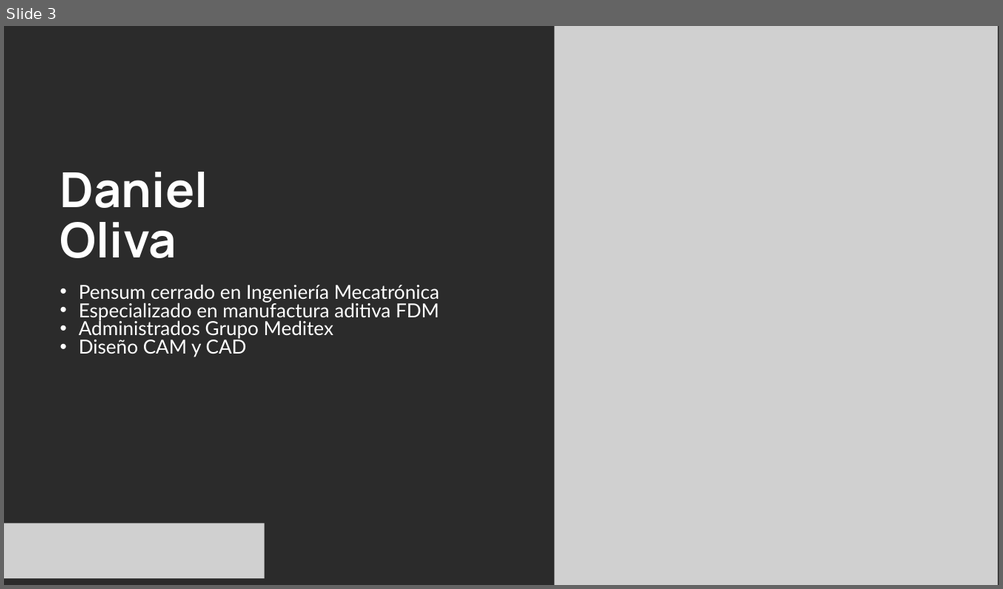
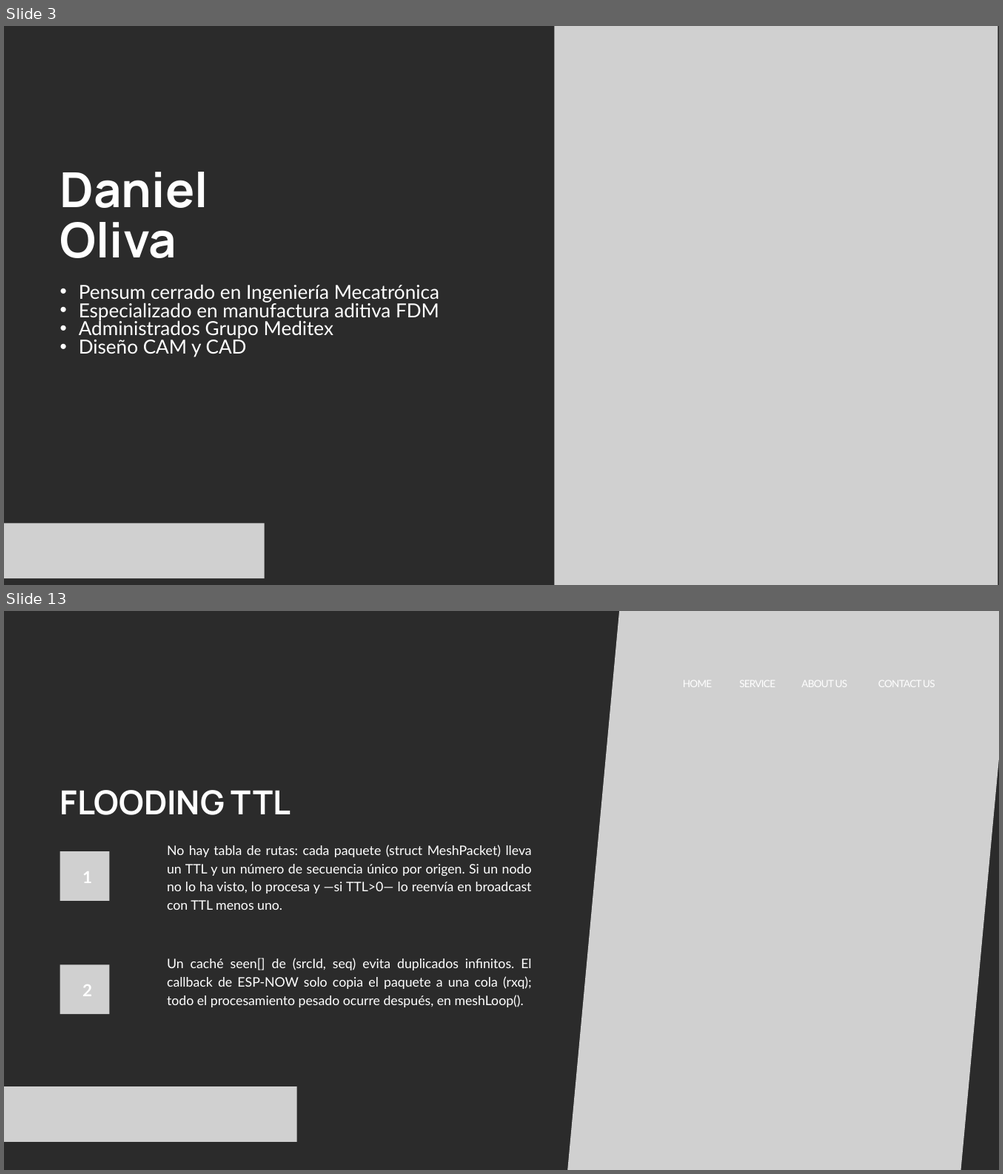
Before and after one commit to PabloJLM/ESPNOW-en-accion, a slide deck: Presentacion ESP NOW.pptx. Shown one above the other, each under a label of ours: slide 3 before the commit, slides 3 and 13 after it; the slides between them are not shown. The pictures are 1003x589 and 1003x1174 pixels, drawn with LibreOffice and Linux fonts; fonts in the diff are those of the drawing; grey boxes stand for pictures; background and template pictures are left out; a plain dark background stands for a picture behind light text. Boxes give left, top, right and bottom in pixels: in the first picture for what was removed or moved away, otherwise in the second. Text is boxed around its words. In the diff, an @@ line names an element or a change of style, - is before the commit and + after.

```diff
--- a/Presentacion ESP NOW.pptx
+++ b/Presentacion ESP NOW.pptx
@@ slide 13 added at [4,611,999,1170], background picture (left out) @@
@@ picture added at [567,611,999,1170] @@
@@ text added at [683,681,711,687], 14.5 pt, text #FFFFFF @@
+  HOME
@@ text added at [739,681,775,687], 14.5 pt, text #FFFFFF @@
+  SERVICE
@@ text added at [801,681,848,687], 14.5 pt, text #FFFFFF @@
+  ABOUT US
@@ text added at [878,681,935,687], 14.5 pt, text #FFFFFF @@
+  CONTACT US
@@ text added at [60,790,291,815], 48 pt, text #FFFFFF, bold @@
+FLOODING TTL
@@ picture added at [60,851,109,901] @@
@@ text added at [167,845,532,910], 19 pt, text #FFFFFF @@
+  No hay tabla de rutas: cada paquete (struct MeshPacket) lleva un TTL y un número de secuencia único por origen. Si un nodo no lo ha visto, lo procesa y —si TTL>0— lo reenvía en broadcast con TTL menos uno.
@@ text added at [82,871,92,883], 24 pt, text #FFFFFF, bold @@
+1
@@ picture added at [60,965,109,1014] @@
@@ text added at [167,958,532,1008], 19 pt, text #FFFFFF @@
+  Un caché seen[] de (srcId, seq) evita duplicados infinitos. El callback de ESP-NOW solo copia el paquete a una cola (rxq); todo el procesamiento pesado ocurre después, en meshLoop().
@@ text added at [82,985,92,997], 24 pt, text #FFFFFF, bold @@
+2
@@ picture added at [4,1087,296,1142] @@
```
Also in this commit, not shown: 2 slides changed, 11 other slides added, 5 slides removed, 1 other file.
